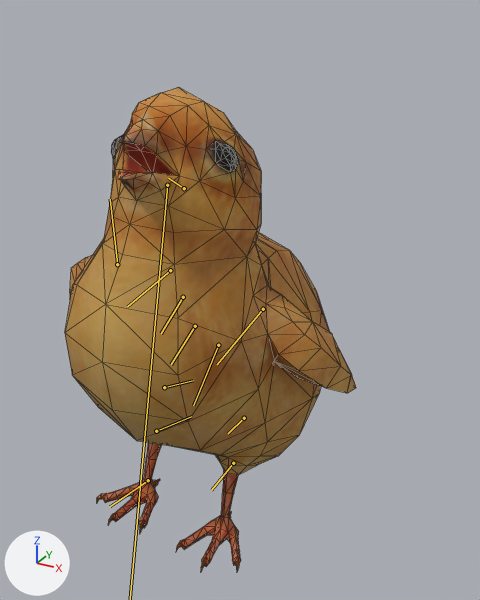
An edit to the glTF model Asset/Models/Chick/@Chick.gltf, drawn before and after from the same camera.
Before and after are seen from a 50 mm camera at (6.37, -10.12, 10.32) aimed at (0.16, 1.16, 4.68). The axes (+X, +Y, +Z) are drawn at lower left. The lights are the same throughout. The picture after the commit comes second. Both versions are drawn at frame 3 of the action 'Damage'; the numbers are the values there. The bones that change are drawn over the model as lines. Mesh edges are drawn as thin lines.
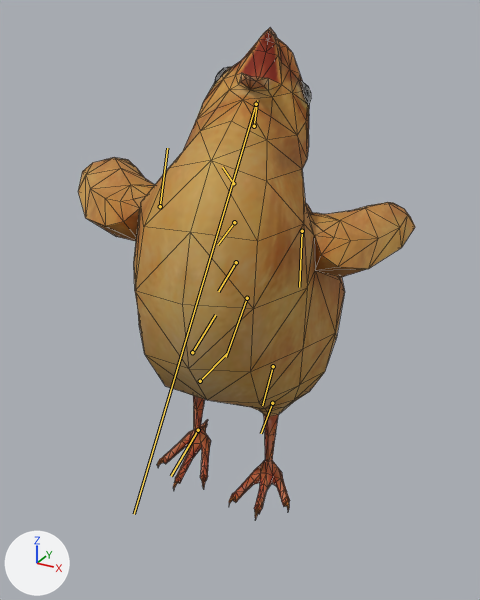
Location of each change, [x1, y1, x2, y2] in pixels of the pictures (480 x 600 px):
```json
{"object": "Object_7", "change": "posed", "before": [65, 88, 356, 571], "after": [78, 28, 415, 520], "on screen": "16% wider"}
{"bone": "Root_M_01", "before": "(218, 345) to (193, 405)", "after": "(247, 298) to (226, 357)"}
{"bone": "Hip_R_02", "before": "(164, 387) to (193, 380)", "after": "(192, 352) to (215, 315)"}
{"bone": "Knee_R_03", "before": "(156, 431) to (191, 416)", "after": "(200, 381) to (227, 353)"}
{"bone": "Ankle_R_04", "before": "(148, 480) to (110, 506)", "after": "(198, 430) to (171, 476)"}
{"bone": "Spine1_M_07", "before": "(195, 326) to (171, 364)", "after": "(236, 262) to (218, 291)"}
{"bone": "Chest_M_08", "before": "(183, 297) to (161, 333)", "after": "(234, 222) to (218, 244)"}
{"bone": "Neck_M_09", "before": "(170, 270) to (127, 306)", "after": "(233, 183) to (222, 167)"}
{"bone": "Head_M_010", "before": "(184, 188) to (168, 178)", "after": "(254, 126) to (257, 100)"}
{"bone": "Shoulder_R_015", "before": "(117, 264) to (110, 199)", "after": "(160, 206) to (167, 148)"}
{"bone": "Shoulder_L_019", "before": "(263, 309) to (217, 364)", "after": "(302, 231) to (299, 287)"}
{"bone": "Hip_L_022", "before": "(244, 418) to (228, 433)", "after": "(273, 366) to (262, 405)"}
{"bone": "Knee_L_023", "before": "(233, 463) to (211, 490)", "after": "(272, 403) to (261, 433)"}
```

Edits to the scene script, one JSON object a line:
```json
{"block": "bone_root_m_01", "where": "bone_root_m_01 = bpy.data.objects['Object_4'].pose.bones['Root_M_01']  # child of 'root_00'"}
{"op": "set", "path": "bone_root_m_01.location", "old": "(-0.02, 0.04, 0.0)", "new": "(-0.85, -1.07, 0.0)"}
{"op": "set", "path": "bone_root_m_01.rotation_quaternion", "old": "(0.992, -0.033, -0.028, -0.12)", "new": "(0.963, 0.053, -0.058, -0.258)", "note": "degrees (-3, -4, -14) -> degrees (8, -5, -30)"}
{"op": "set", "path": "bone_root_m_01.scale", "old": "(1.0, 1.0, 1.0)", "new": "(0.94, 1.14, 0.94)"}
{"block": "bone_hip_r_02", "where": "bone_hip_r_02 = bpy.data.objects['Object_4'].pose.bones['Hip_R_02']  # child of 'Root_M_01'"}
{"op": "set", "path": "bone_hip_r_02.rotation_quaternion", "old": "(0.996, -0.002, -0.013, -0.093)", "new": "(0.926, 0.006, 0.05, 0.374)", "note": "degrees (0, -1, -11) -> degrees (3, 5, 44)"}
{"block": "bone_knee_r_03", "where": "bone_knee_r_03 = bpy.data.objects['Object_4'].pose.bones['Knee_R_03']  # child of 'Hip_R_02'"}
{"op": "set", "path": "bone_knee_r_03.rotation_quaternion", "old": "(0.985, -0.003, 0.023, 0.172)", "new": "(0.997, 0.001, -0.01, -0.075)", "note": "degrees (0, 3, 20) -> degrees (0, -1, -9)"}
{"block": "bone_ankle_r_04", "where": "bone_ankle_r_04 = bpy.data.objects['Object_4'].pose.bones['Ankle_R_04']  # child of 'Knee_R_03'"}
{"op": "set", "path": "bone_ankle_r_04.rotation_quaternion", "old": "(0.999, 0.0, -0.007, -0.039)", "new": "(0.986, 0.0, -0.03, -0.165)", "note": "degrees (0, -1, -4) -> degrees (1, -3, -19)"}
{"block": "bone_spine1_m_07", "where": "bone_spine1_m_07 = bpy.data.objects['Object_4'].pose.bones['Spine1_M_07']  # child of 'Root_M_01'"}
{"op": "set", "path": "bone_spine1_m_07.rotation_quaternion", "old": "(0.999, 0.0, 0.0, -0.04)", "new": "(0.998, 0.0, 0.0, -0.07)", "note": "degrees (0, 0, -5) -> degrees (0, 0, -8)"}
{"block": "bone_chest_m_08", "where": "bone_chest_m_08 = bpy.data.objects['Object_4'].pose.bones['Chest_M_08']  # child of 'Spine1_M_07'"}
{"op": "set", "path": "bone_chest_m_08.rotation_quaternion", "old": "(1.0, 0.0, 0.0, 0.0)", "new": "(0.999, 0.0, 0.0, -0.052)", "note": "degrees (0, 0, 0) -> degrees (0, 0, -6)"}
{"block": "bone_neck_m_09", "where": "bone_neck_m_09 = bpy.data.objects['Object_4'].pose.bones['Neck_M_09']  # child of 'Chest_M_08'"}
{"op": "set", "path": "bone_neck_m_09.rotation_quaternion", "old": "(0.989, 0.0, 0.0, -0.147)", "new": "(0.954, 0.072, -0.038, -0.289)", "note": "degrees (0, 0, -17) -> degrees (9, -2, -34)"}
{"block": "bone_head_m_010", "where": "bone_head_m_010 = bpy.data.objects['Object_4'].pose.bones['Head_M_010']  # child of 'Neck_M_09'"}
{"op": "set", "path": "bone_head_m_010.rotation_quaternion", "old": "(0.993, 0.025, 0.062, -0.094)", "new": "(0.994, 0.033, -0.006, -0.106)", "note": "degrees (2, 7, -11) -> degrees (4, 0, -12)"}
{"block": "bone_jaw_m_012", "where": "bone_jaw_m_012 = bpy.data.objects['Object_4'].pose.bones['Jaw_M_012']  # child of 'Head_M_010'"}
{"op": "set", "path": "bone_jaw_m_012.rotation_quaternion", "old": "(0.989, 0.0, 0.0, 0.147)", "new": "(0.924, 0.0, 0.0, 0.382)", "note": "degrees (0, 0, 17) -> degrees (0, 0, 45)"}
{"block": "bone_shoulder_r_015", "where": "bone_shoulder_r_015 = bpy.data.objects['Object_4'].pose.bones['Shoulder_R_015']  # child of 'Scapula_R_014'"}
{"op": "set", "path": "bone_shoulder_r_015.rotation_quaternion", "old": "(0.928, 0.361, 0.014, 0.092)", "new": "(0.731, 0.057, -0.201, 0.649)", "note": "degrees (42, -2, 10) -> degrees (-11, -22, 85)"}
{"block": "bone_shoulder_l_019", "where": "bone_shoulder_l_019 = bpy.data.objects['Object_4'].pose.bones['Shoulder_L_019']  # child of 'Scapula_L_018'"}
{"op": "set", "path": "bone_shoulder_l_019.rotation_quaternion", "old": "(0.928, 0.361, 0.014, 0.092)", "new": "(0.731, 0.057, -0.201, 0.649)", "note": "degrees (42, -2, 10) -> degrees (-11, -22, 85)"}
{"block": "bone_hip_l_022", "where": "bone_hip_l_022 = bpy.data.objects['Object_4'].pose.bones['Hip_L_022']  # child of 'Root_M_01'"}
{"op": "set", "path": "bone_hip_l_022.rotation_quaternion", "old": "(0.996, -0.002, -0.013, -0.093)", "new": "(0.96, 0.005, 0.038, 0.279)", "note": "degrees (0, -1, -11) -> degrees (2, 4, 32)"}
{"block": "bone_knee_l_023", "where": "bone_knee_l_023 = bpy.data.objects['Object_4'].pose.bones['Knee_L_023']  # child of 'Hip_L_022'"}
{"op": "set", "path": "bone_knee_l_023.rotation_quaternion", "old": "(0.985, -0.003, 0.023, 0.172)", "new": "(0.999, 0.001, -0.006, -0.043)", "note": "degrees (0, 3, 20) -> degrees (0, -1, -5)"}
```
